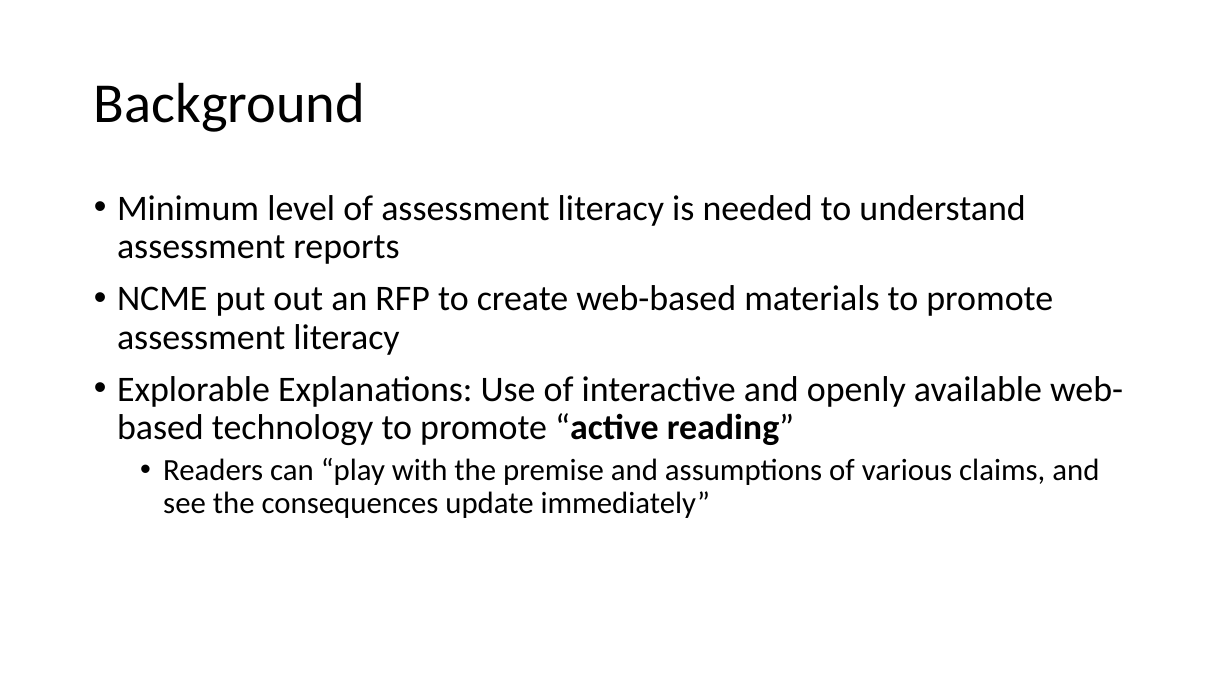
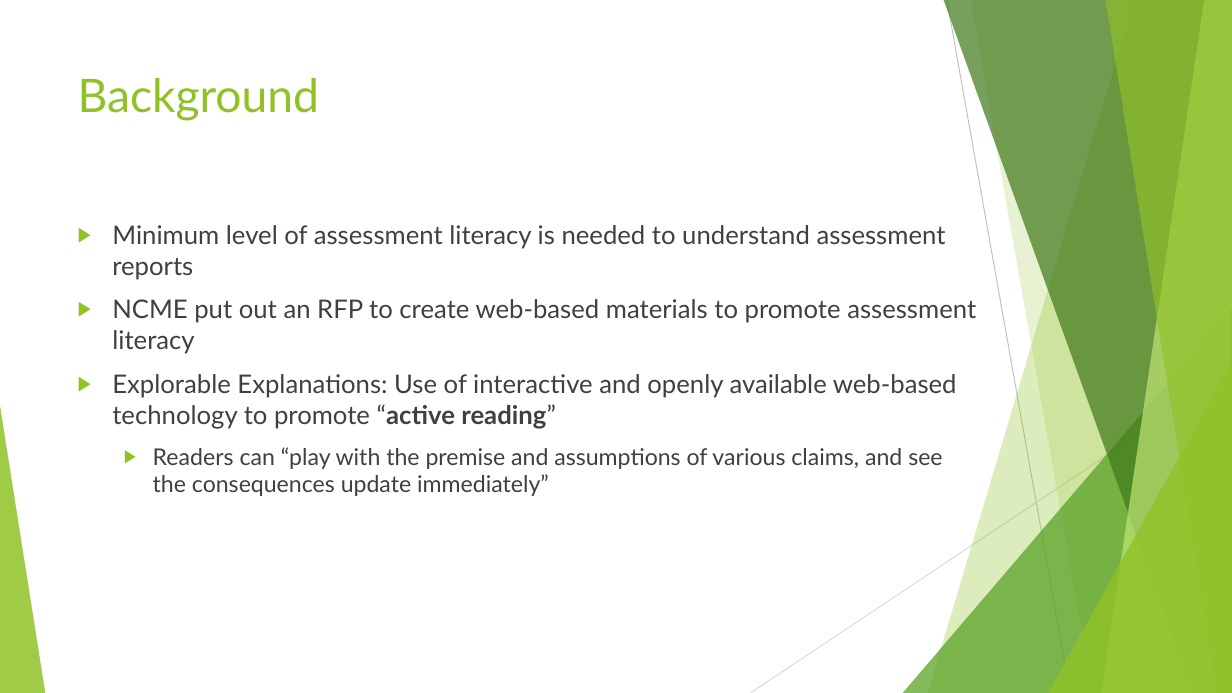
Before and after one commit to lcancado/Center-Internship-Presentations, a slide deck: slide 2 of Internship Update June 11.pptx. Drawn at 1232x693 pixels with LibreOffice and Linux fonts; fonts in the diff are those of the drawing. Boxes give left, top, right and bottom in pixels: in the first picture for what was removed or moved away, otherwise in the second. Text is boxed around its words. In the diff, an @@ line names an element or a change of style, - is before the commit and + after.

```diff
--- a/Internship Update June 11.pptx
+++ b/Internship Update June 11.pptx
@@ title "Background": place and size @@
-title "Background" at (94, 82, 365, 132)
+title "Background" at (78, 78, 319, 121)
@@ title "Background" at (78, 78, 319, 121): size 44 to 36 pt, font Calibri to Lato, text colour #000000 to #90C226; line spacing 0.9 to 1; vertical alignment middle to top @@
@@ text "Minimum level of assessment literacy ...": place and size @@
-text "Minimum level of assessment literacy ..." at (117, 195, 1123, 518)
+text "Minimum level of assessment literacy ..." at (112, 225, 976, 496)
@@ text "Minimum level of assessment literacy ..." at (112, 225, 976, 496): size 28 to 20 pt in "Minimum level of assessment literacy is needed ...", "NCME put out an RFP to create ...", "Explorable Explanations: Use of interactive and openly ..."; font Calibri to Lato, text colour #000000 to #404040; size 24 to 18 pt in "Readers can “play with the premise and ..."; bullet • to ▶; line spacing 0.9 to 1; more space between paragraphs @@
@@ group added at (0, 0, 1232, 693): 5 freeform shapes, 3 triangles, 2 lines @@
```
Also in this commit, not shown: 9 other slides changed.
